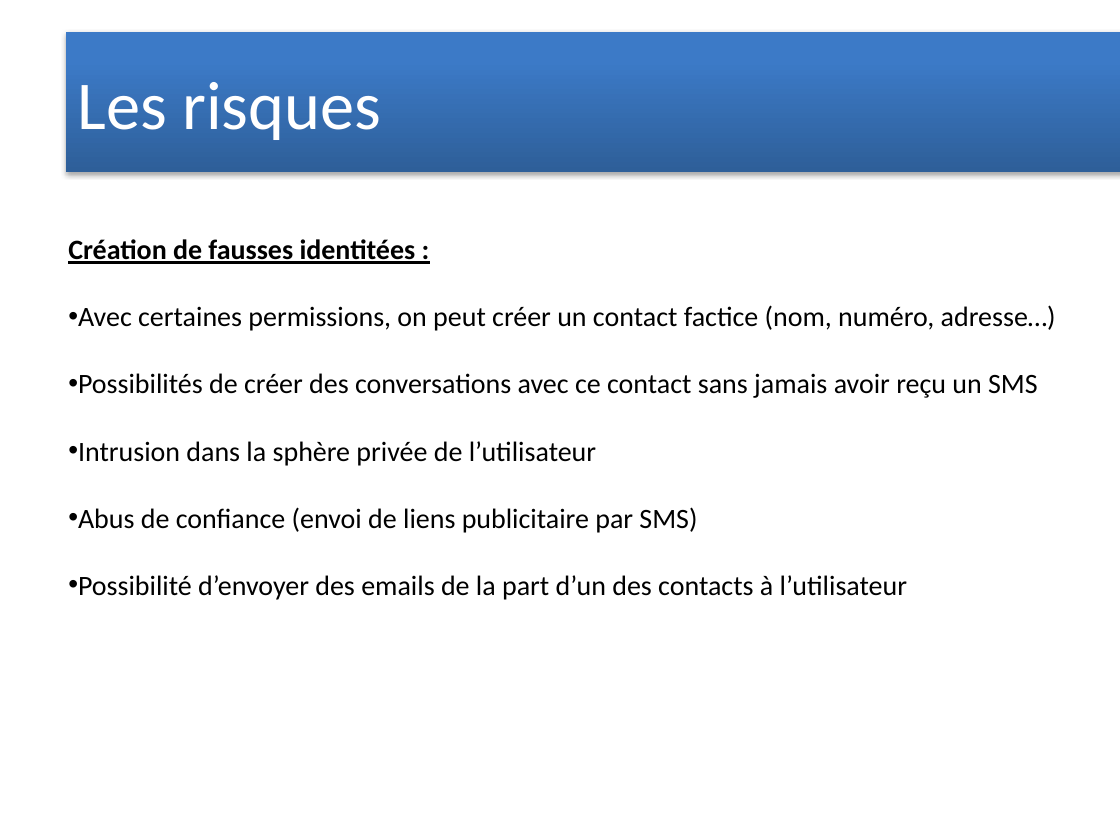
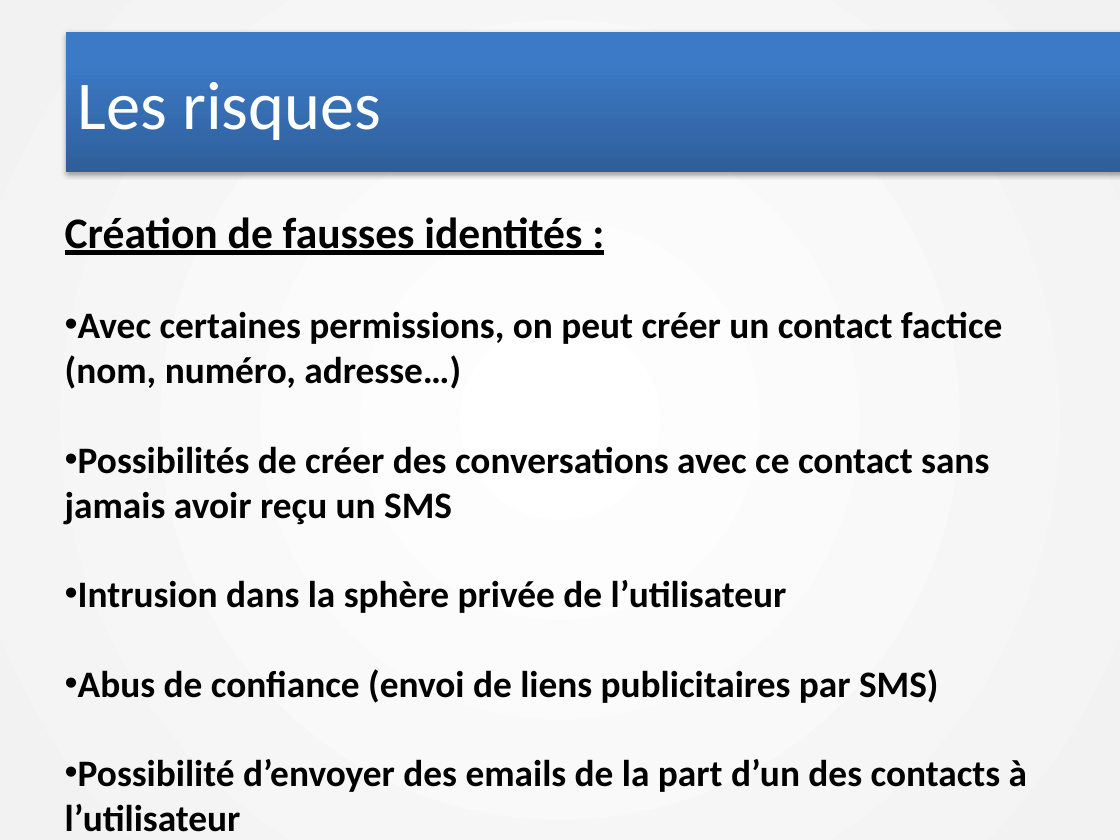
Before and after one commit to Syst54/UqacSecurite, a slide deck: slide 15 of Présentation1.pptx (slide 14 before the commit). Drawn at 1120x840 pixels with LibreOffice and Linux fonts; fonts in the diff are those of the drawing. Boxes give left, top, right and bottom in pixels: in the first picture for what was removed or moved away, otherwise in the second. Text is boxed around its words. In the diff, an @@ line names an element or a change of style, - is before the commit and + after.

```diff
--- a/Présentation1.pptx
+++ b/Présentation1.pptx
@@ background #FFFFFF to gradient #FFFFFF to #F2F2F2 @@
@@ text "Création de fausses identités :": place and size @@
-text "Création de fausses identités :" at (68, 239, 1056, 600)
+text "Création de fausses identités :" at (65, 217, 1027, 832)
@@ text at (65, 217, 582, 255): text changed; size 18 to 28 pt @@
-Création de fausses identitées :
+Création de fausses identités :
@@ text at (65, 311, 1027, 832): size 18 to 24 pt, bold on in "Avec certaines permissions, on peut créer un ...", "Possibilités de créer des conversations avec ce ...", "Intrusion dans la sphère privée de l’utilisateur", "Possibilité d’envoyer des emails de la part ..." @@
@@ text at (78, 669, 939, 703): text changed; size 18 to 24 pt; bold on @@
-• Abus de confiance (envoi de liens publicitaire par SMS)
+• Abus de confiance (envoi de liens publicitaires par SMS)
```
Also in this commit, not shown: 15 other slides changed, 2 slides added, 1 slide removed, 2 other files.
